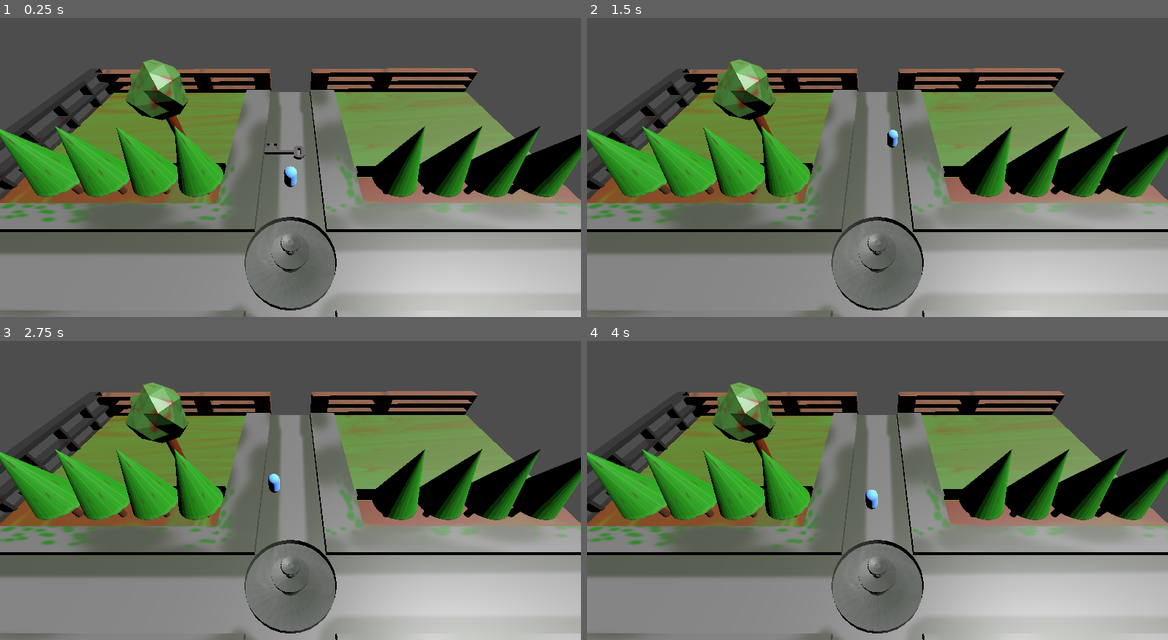
Above: before the commit, frames 1-4 (two rows, left to right).
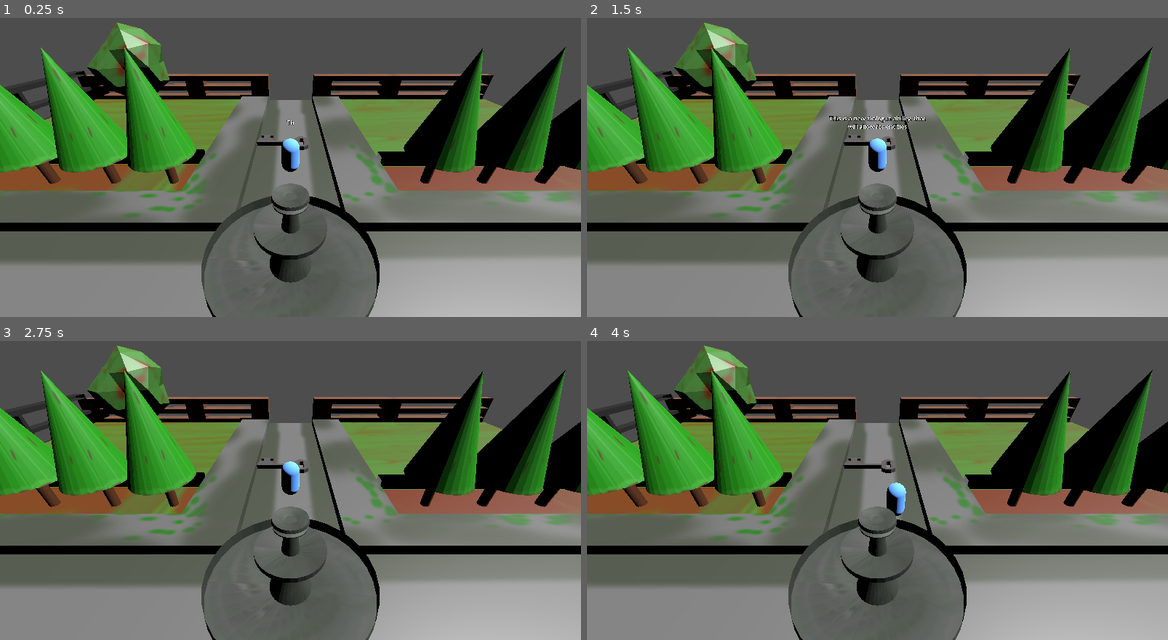
Above: after the commit, the same moments.

Repository: sjgillGit/GWJ-66
Game: Godot game, scene res://Scenes/Worlds/Yard.tscn
Two runs of this game, one before a commit and one after it. Both use one fixed random seed, a clock stepped at 60 frames per second and the inputs below. This scene is started directly instead of the project's main scene.
Inputs (mouse positions are in pixels of both pictures, inside the frame that each line leads up to):
- Up to frame 1 (0.25 s): no input
- Up to frame 2 (1.5 s): tap Enter at 0.5 s; move the mouse to (1005, 137) at 0.52 s; press the mouse at (1005, 137) at 0.53 s; move the mouse to (761, 170) at 1.27 s; release the mouse at (761, 170) at 1.28 s; click (761, 170) at 1.35 s
- Up to frame 3 (2.75 s): move the mouse to (348, 406) at 2.02 s; press the mouse at (348, 406) at 2.03 s
- Up to frame 4 (4 s): tap Space at 2.75 s; move the mouse to (848, 541) at 2.77 s; release the mouse at (848, 541) at 2.78 s; click (848, 541) at 2.85 s; tap Enter at 3.5 s; move the mouse to (1051, 526) at 3.52 s; press the mouse at (1051, 526) at 3.53 s

The runs differ from the first frame. In frame 1, 52% of the frame differs, in the area x 0-100%, y 1-100%; in frame 2, 52%; in frame 3, 52%; in frame 4, 52%.

Commit message:
Dialogue system (#11)
* add dialogue ability

* add actual dialogue system

* add pause when text is speaking out

* add ability to make speech continue to next text only with left click, also add ability to speak out faster

* add some small fixes and adjustments

Diff:
--- /dev/null
+++ b/Resources/Dialogue.gd
@@ -0,0 +1,31 @@
+extends Resource
+class_name Dialogue
+
+
+signal speech_triggered(speaker_name:String, message:String)
+
+
+var speech_buffer:Array
+var is_waiting_response:bool = false
+
+
+func make_speak(speaker_name:String, message:String):
+	if !speech_buffer.is_empty():
+		if [speaker_name, message] == speech_buffer.back(): # avoid repetative messages
+			return
+	speech_buffer.append([speaker_name, message])
+	if !is_waiting_response:
+		trigger_next_speech()
+
+
+func trigger_next_speech():
+	if speech_buffer.is_empty():
+		return
+	var next_speech = speech_buffer.pop_at(0)
+	speech_triggered.emit(next_speech[0], next_speech[1])
+	is_waiting_response = true
+
+# receive response about speech being fully delivered
+func receive_response():
+	is_waiting_response = false
+	trigger_next_speech()
--- /dev/null
+++ b/Resources/Dialogue.tres
@@ -0,0 +1,6 @@
+[gd_resource type="Resource" script_class="Dialogue" load_steps=2 format=3 uid="uid://dse2auigeblye"]
+
+[ext_resource type="Script" path="res://Resources/Dialogue.gd" id="1_unfu7"]
+
+[resource]
+script = ExtResource("1_unfu7")
--- a/Resources/SceneBuilder.gd
+++ b/Resources/SceneBuilder.gd
@@ -11,6 +11,9 @@
 func set_world_items(objects_node:Node, scene_name:String):
 	for object in objects_node.get_children():
 		object.visible = object.name in worlds_objects[scene_name]
+		if object is Area3D:
+			object.set_deferred("monitoring", object.name in worlds_objects[scene_name])
+			object.set_deferred("monitorable", object.name in worlds_objects[scene_name])
 
 
 func remove_object(scene_name:String, object_name:String):
--- a/Scenes/Objects/Pickable.tscn
+++ b/Scenes/Objects/Pickable.tscn
@@ -1,22 +1,22 @@
-[gd_scene load_steps=4 format=3 uid="uid://chobcnge5osgq"]
+[gd_scene load_steps=5 format=3 uid="uid://chobcnge5osgq"]
 
 [ext_resource type="Script" path="res://Scripts/Objects/Pickable.gd" id="1_35a46"]
 [ext_resource type="PackedScene" uid="uid://4s1bl7da7cnw" path="res://Assets/Inventory Objects/Key.glb" id="1_xdlk6"]
+[ext_resource type="Resource" uid="uid://dse2auigeblye" path="res://Resources/Dialogue.tres" id="2_dx7sj"]
 
 [sub_resource type="CylinderShape3D" id="CylinderShape3D_ptumh"]
 height = 0.5
 radius = 1.0
 
-[node name="Pickable" type="Node3D"]
+[node name="Pickable" type="Area3D"]
 script = ExtResource("1_35a46")
+dialogue = ExtResource("2_dx7sj")
+
+[node name="Collision" type="CollisionShape3D" parent="."]
+shape = SubResource("CylinderShape3D_ptumh")
 
 [node name="Mesh" type="Node3D" parent="."]
 
 [node name="Key" parent="Mesh" instance=ExtResource("1_xdlk6")]
 
-[node name="Area" type="Area3D" parent="."]
-
-[node name="Collision" type="CollisionShape3D" parent="Area"]
-shape = SubResource("CylinderShape3D_ptumh")
-
-[connection signal="body_entered" from="Area" to="." method="_on_area_body_entered"]
+[connection signal="body_entered" from="." to="." method="_on_body_entered"]
--- a/Scenes/Player/Player.tscn
+++ b/Scenes/Player/Player.tscn
@@ -1,7 +1,9 @@
-[gd_scene load_steps=6 format=3 uid="uid://blnork1vhf7o4"]
+[gd_scene load_steps=8 format=3 uid="uid://blnork1vhf7o4"]
 
 [ext_resource type="Script" path="res://Scripts/Player/Player.gd" id="1_qtn2k"]
 [ext_resource type="Script" path="res://Scripts/Player/MovementController.gd" id="1_rmcqe"]
+[ext_resource type="Resource" uid="uid://dse2auigeblye" path="res://Resources/Dialogue.tres" id="2_kkm40"]
+[ext_resource type="PackedScene" uid="uid://cyhbr725ok5lg" path="res://Scenes/Player/Speech/Speech.tscn" id="3_5n03r"]
 
 [sub_resource type="CapsuleMesh" id="CapsuleMesh_a2fc1"]
 
@@ -13,6 +15,7 @@
 [node name="Player" type="CharacterBody3D"]
 transform = Transform3D(1, 0, 0, 0, 1, 0, 0, 0, 1, 0, 1.00672, 0)
 script = ExtResource("1_qtn2k")
+dialogue = ExtResource("2_kkm40")
 
 [node name="Mesh" type="MeshInstance3D" parent="."]
 mesh = SubResource("CapsuleMesh_a2fc1")
@@ -26,3 +29,5 @@
 
 [node name="MovementController" type="Node3D" parent="."]
 script = ExtResource("1_rmcqe")
+
+[node name="Speech" parent="." instance=ExtResource("3_5n03r")]
--- /dev/null
+++ b/Scenes/Player/Speech/Speech.tscn
@@ -0,0 +1,17 @@
+[gd_scene load_steps=3 format=3 uid="uid://cyhbr725ok5lg"]
+
+[ext_resource type="Script" path="res://Scripts/Player/Speech/Speech.gd" id="1_ncai3"]
+[ext_resource type="Resource" uid="uid://dse2auigeblye" path="res://Resources/Dialogue.tres" id="2_meprs"]
+
+[node name="Speech" type="Node3D"]
+process_mode = 3
+script = ExtResource("1_ncai3")
+dialogue = ExtResource("2_meprs")
+
+[node name="Text" type="Label3D" parent="."]
+transform = Transform3D(1, 0, 0, 0, 1, 0, 0, 0, 1, 0, 2, 0)
+billboard = 1
+text = "Hellow world"
+font_size = 60
+autowrap_mode = 3
+width = 1000.0
--- a/Scenes/Worlds/Yard.tscn
+++ b/Scenes/Worlds/Yard.tscn
@@ -44,7 +44,7 @@
 [node name="OutsideYard" parent="Navigation" instance=ExtResource("2_kkojl")]
 
 [node name="CameraController" type="Camera3D" parent="." node_paths=PackedStringArray("player")]
-transform = Transform3D(-2.97765e-08, 0.732091, -0.681207, 3.20007e-08, 0.681207, 0.732091, 1, 0, -4.37114e-08, -4, 15.3722, 0)
+transform = Transform3D(-3.70443e-08, 0.530836, -0.847474, 2.32036e-08, 0.847474, 0.530836, 1, 7.10543e-15, -4.37114e-08, -4, 8.3722, 0)
 script = ExtResource("5_5j1ap")
 player = NodePath("../Player")
 
--- a/Scripts/Objects/Pickable.gd
+++ b/Scripts/Objects/Pickable.gd
@@ -1,8 +1,12 @@
-extends Node3D
+extends Area3D
 
 
 signal picked(obj_name:String)
 
 
-func _on_area_body_entered(body):
+@export var dialogue:Dialogue
+
+
+func _on_body_entered(body):
+	dialogue.make_speak("Player", "I picked up the key!!!")
 	picked.emit(name)
--- a/Scripts/Player/Player.gd
+++ b/Scripts/Player/Player.gd
@@ -7,4 +7,10 @@
 
 class_name Player
 
+@export var dialogue: Dialogue
 @onready var movement: MovementController = get_node("MovementController")
+
+
+func _ready():
+	$Speech.speaker_name = "Player"
+	dialogue.make_speak("Player", "This is a new dialogue ability, that will allow for entities to speak out")
--- /dev/null
+++ b/Scripts/Player/Speech/Speech.gd
@@ -0,0 +1,39 @@
+extends Node3D
+
+
+@export var dialogue:Dialogue
+@export var text_fill_speed:float = 0.1
+var speaker_name:String
+var skip_pressed:bool = false
+
+
+func _ready():
+	dialogue.speech_triggered.connect(_on_speech_triggered)
+
+
+func _input(event):
+	if event.is_action_pressed("ui_mouse_left"):
+		skip_pressed = true
+
+
+func _write_speech(text:String):
+	skip_pressed = false
+	get_tree().paused = true
+	$Text.text = ""
+	for char in text:
+		if !skip_pressed:
+			await get_tree().create_timer(text_fill_speed).timeout
+		else:
+			await get_tree().create_timer(0.000001).timeout
+		$Text.text += char
+	skip_pressed = false
+	while !skip_pressed:
+		await get_tree().create_timer(0.1).timeout
+	$Text.text = ""
+	dialogue.receive_response()
+	get_tree().paused = false
+
+
+func _on_speech_triggered(speaker:String, message:String):
+	if speaker == speaker_name:
+		_write_speech(message)
--- a/Scripts/Worlds/Yard/Yard.gd
+++ b/Scripts/Worlds/Yard/Yard.gd
@@ -2,7 +2,6 @@
 
 
 @export var scene_builder:SceneBuilder
-
 
 
 func _ready():
